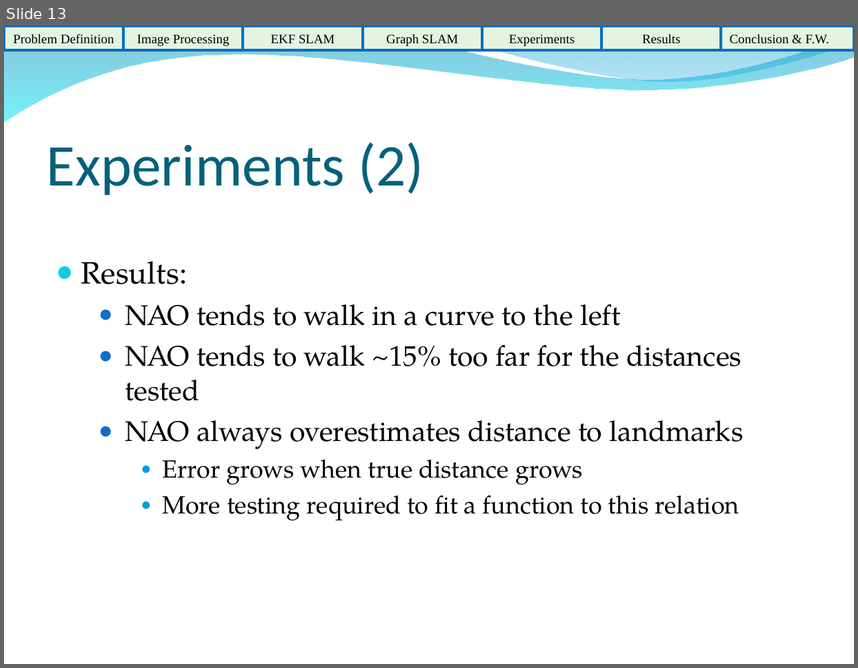
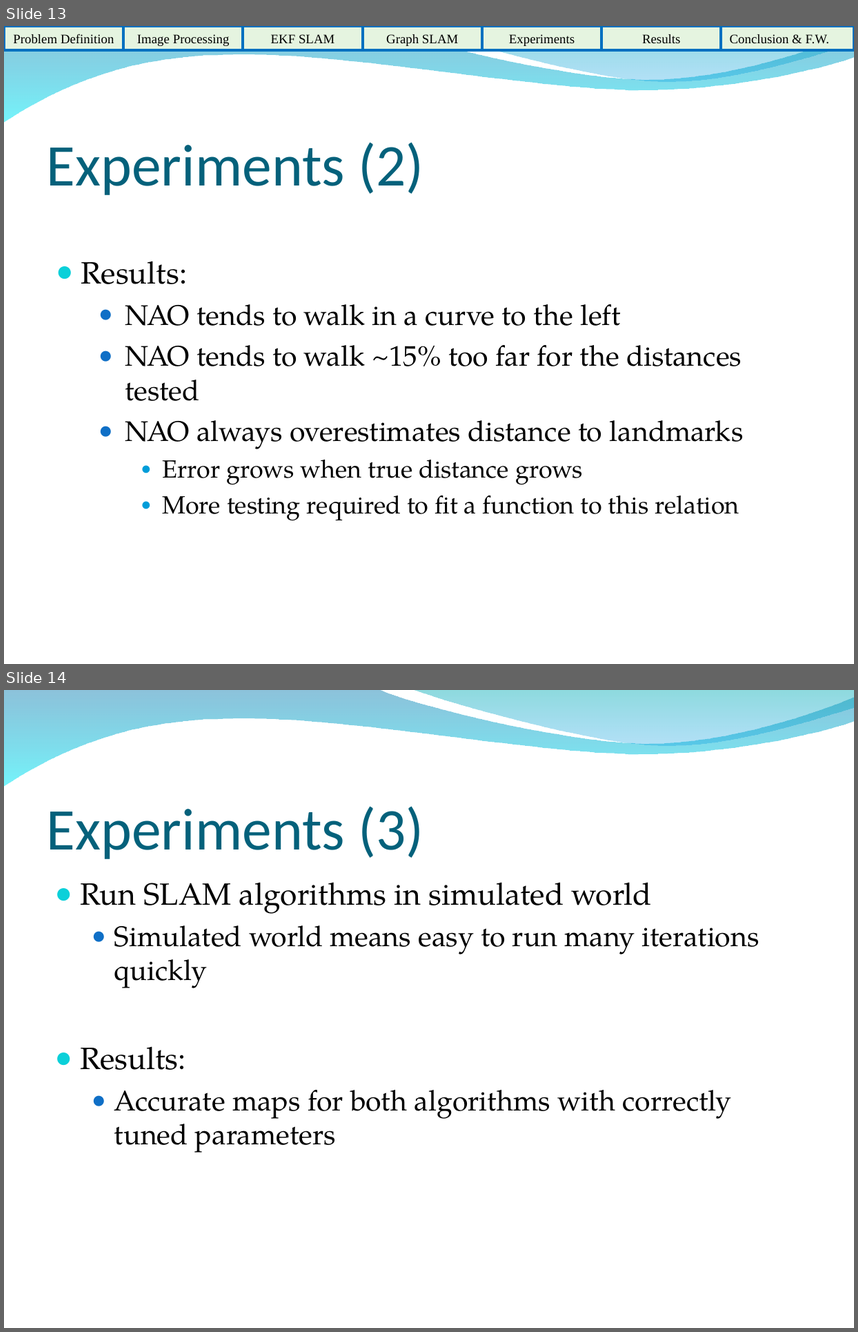
Before and after one commit to HerkyJerky/NAO-ALPHA-AS-FUCK-ROBOTS, a slide deck: Presentation Parts/Final Presentation.ppt. Shown one above the other, each under a label of ours: slide 13 before the commit, slides 13 and 14 after it. The pictures are 858x668 and 858x1332 pixels, drawn with LibreOffice and Linux fonts; fonts in the diff are those of the drawing; background and template pictures are left out. Boxes give left, top, right and bottom in pixels: in the first picture for what was removed or moved away, otherwise in the second. Text is boxed around its words. In the diff, an @@ line names an element or a change of style, - is before the commit and + after.

```diff
--- a/Presentation Parts/Final Presentation.ppt
+++ b/Presentation Parts/Final Presentation.ppt
@@ slide 14 added at box(4, 690, 854, 1328), background picture (left out); not listed: 2 template elements that a slide beside it also shows @@
@@ title added at box(47, 806, 424, 859), 50 pt, text #04617B @@
+Experiments (3)
@@ text added at box(80, 882, 760, 1152), 24 pt, text #000000 @@
+● Run SLAM algorithms in simulated world
+  ● Simulated world means easy to run many iterations quickly
+● Results:
+  ● Accurate maps for both algorithms with correctly tuned parameters
```
Also in this commit, not shown: 1 slide changed, 1 other slide added, 1 slide removed.
